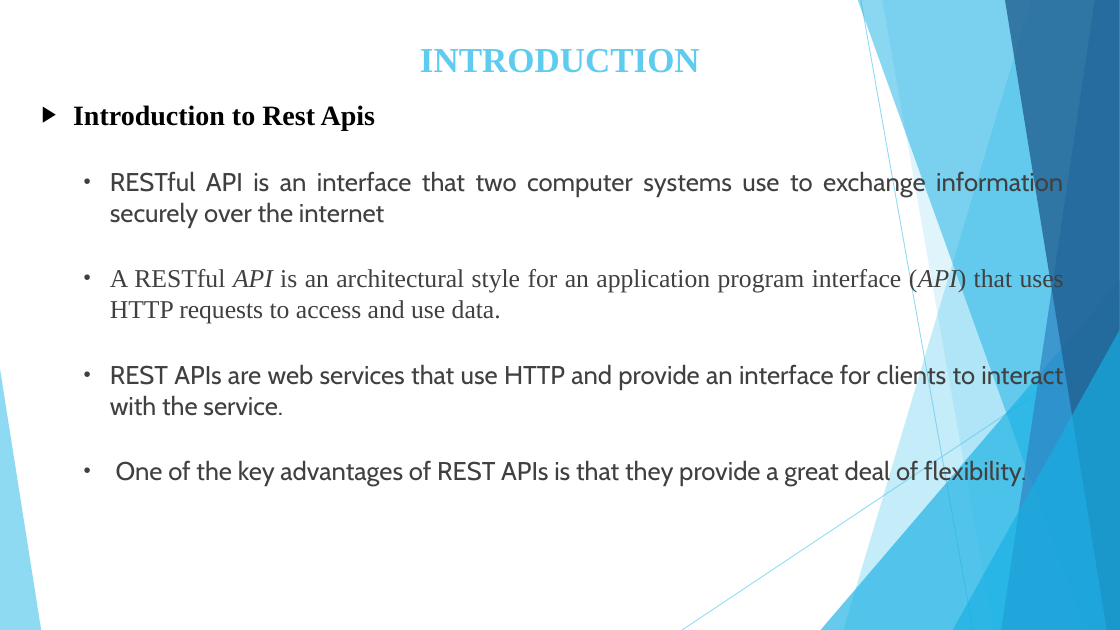
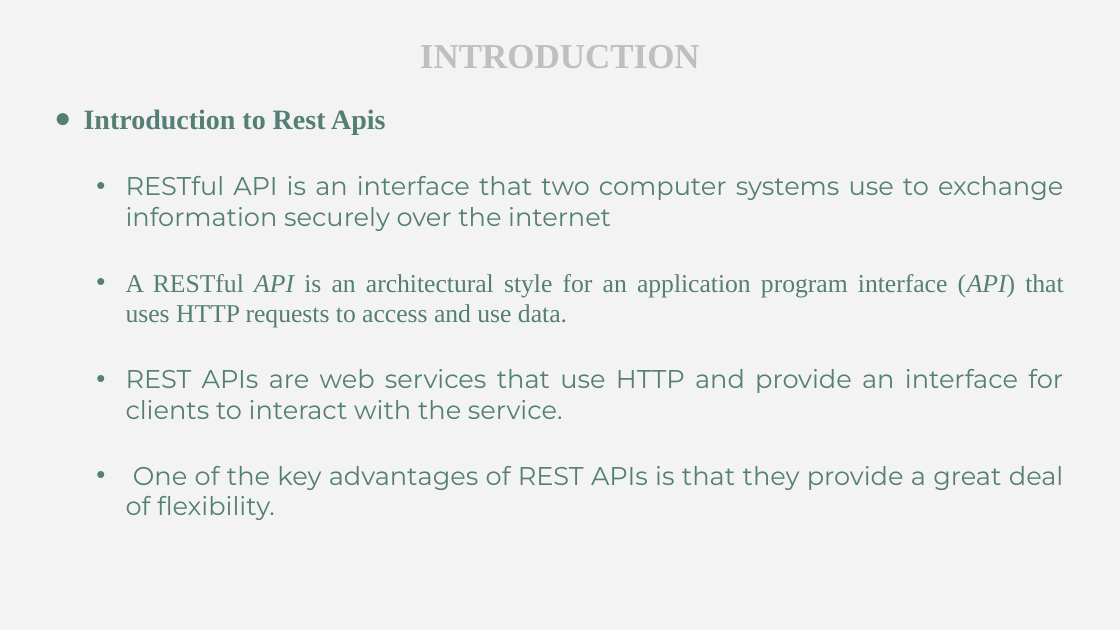
Before and after one commit to Mohammed-Jabi/Internship-Reports, a slide deck: slide 6 of Internship Presentation.pptx. Drawn at 1120x630 pixels with LibreOffice and Linux fonts; fonts in the diff are those of the drawing. Boxes give left, top, right and bottom in pixels: in the first picture for what was removed or moved away, otherwise in the second. Text is boxed around its words. In the diff, an @@ line names an element or a change of style, - is before the commit and + after.

```diff
--- a/Internship Presentation.pptx
+++ b/Internship Presentation.pptx
@@ background #FFFFFF to #F3F3F3 @@
@@ title "INTRODUCTION" at bbox=[420, 45, 700, 68]: text colour #5FCBEF to #BFBFBF @@
@@ text "Introduction to Rest Apis" at bbox=[84, 109, 1064, 520]: text colour #000000 to #547F75 in "Introduction to Rest Apis"; font Cabin to Montserrat in "RESTful API is an interface that two ...", "REST APIs are web services that use ...", "One of the key advantages of REST ..."; text colour #404040 to #547F75; bullet ▶ to ●; less space between paragraphs; indent changed @@
@@ group removed at bbox=[0, 0, 1120, 630]: 5 freeform shapes, 3 triangles, 2 lines @@
```
Also in this commit, not shown: 24 other slides changed.
